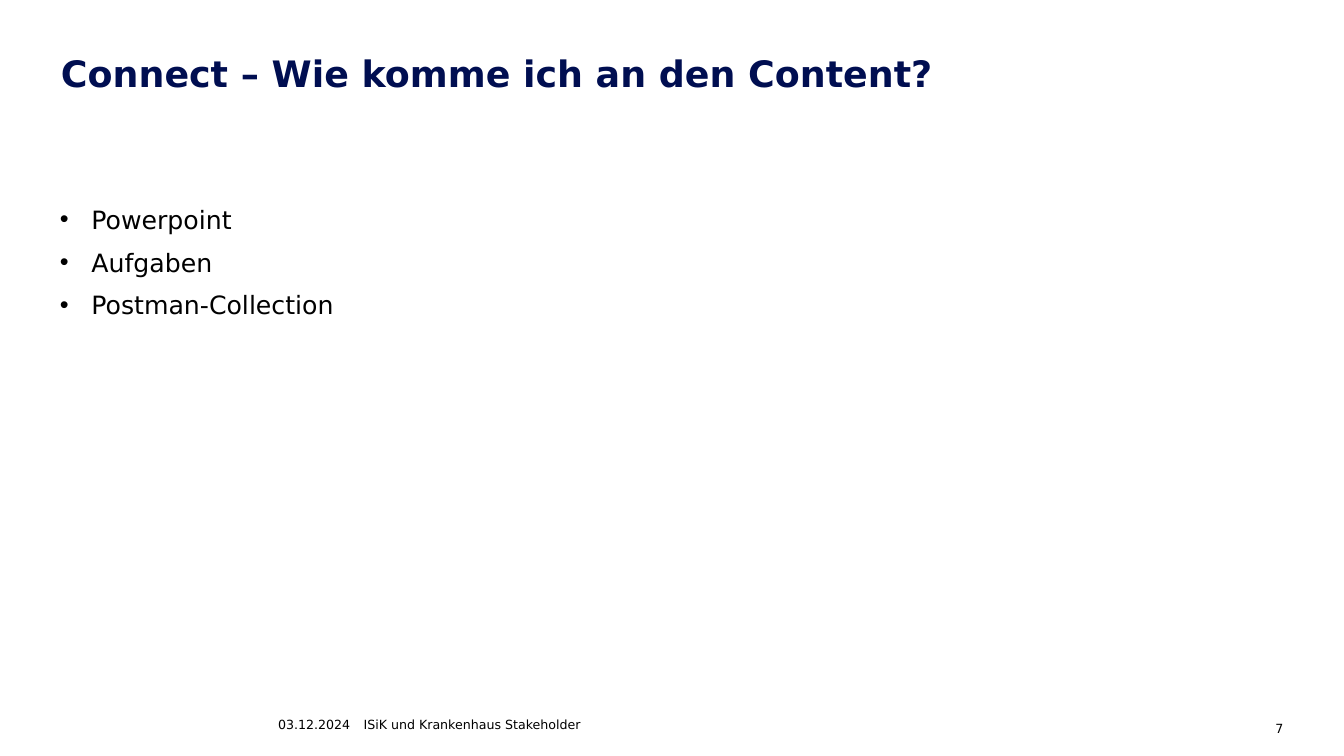
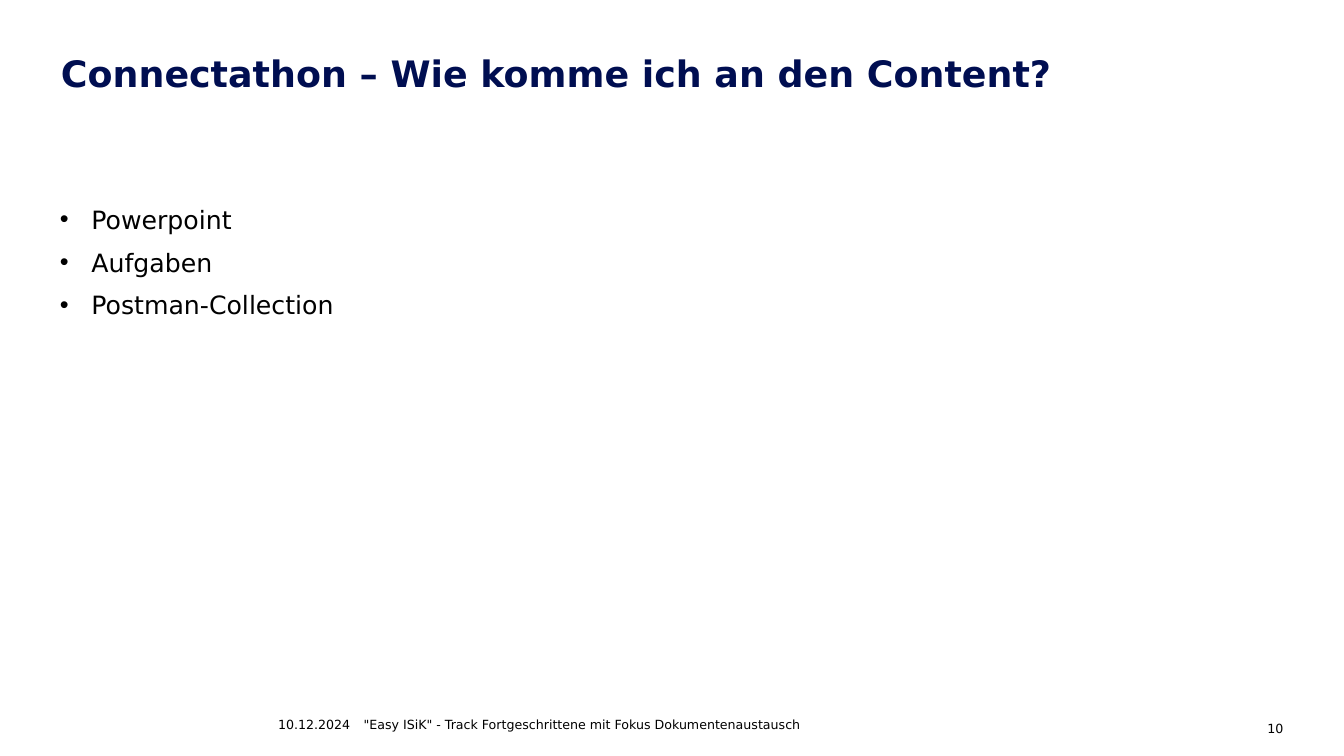
Before and after one commit to gematik/Spec-ISiK-Basismodul, a slide deck: slide 10 of Aufgabenstellung Connectathon Köln/Track-Fortgeschrittene/ISIK-Köln-Track-Fortgeschrittene.pptx (slide 7 before the commit). Drawn at 1344x756 pixels with LibreOffice and Linux fonts; fonts in the diff are those of the drawing; background and template pictures are left out. Boxes give left, top, right and bottom in pixels: in the first picture for what was removed or moved away, otherwise in the second. Text is boxed around its words. In the diff, an @@ line names an element or a change of style, - is before the commit and + after.

```diff
--- a/Aufgabenstellung Connectathon Köln/Track-Fortgeschrittene/ISIK-Köln-Track-Fortgeschrittene.pptx
+++ b/Aufgabenstellung Connectathon Köln/Track-Fortgeschrittene/ISIK-Köln-Track-Fortgeschrittene.pptx
@@ title at (x1=61, y1=59, x2=1051, y2=88): text changed @@
-Connect – Wie komme ich an den Content?
+Connectathon – Wie komme ich an den Content?
@@ text at (x1=278, y1=719, x2=350, y2=729): text changed @@
-03.12.2024
+10.12.2024
@@ text at (x1=364, y1=719, x2=801, y2=732): text changed @@
-ISiK und Krankenhaus Stakeholder
+"Easy ISiK" - Track Fortgeschrittene mit Fokus Dokumentenaustausch
@@ page number at (x1=1267, y1=723, x2=1283, y2=733): text changed @@
-7
+10
```
Also in this commit, not shown: 8 other slides changed, 4 slides added, 1 other file.
